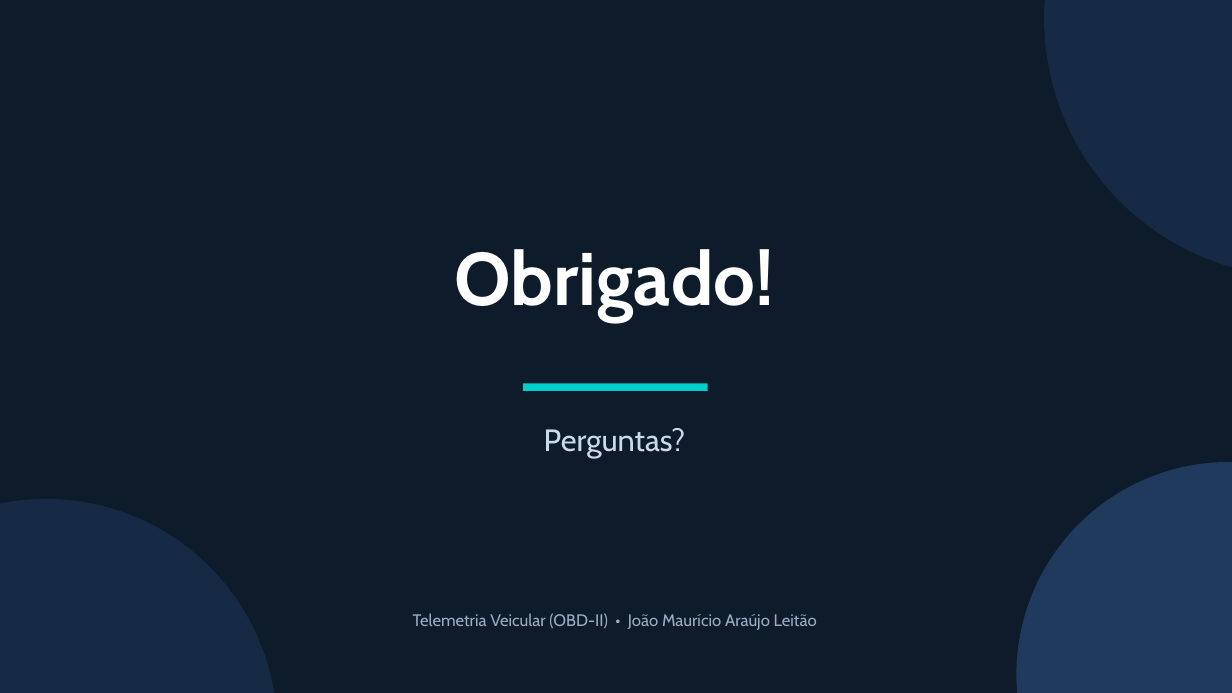
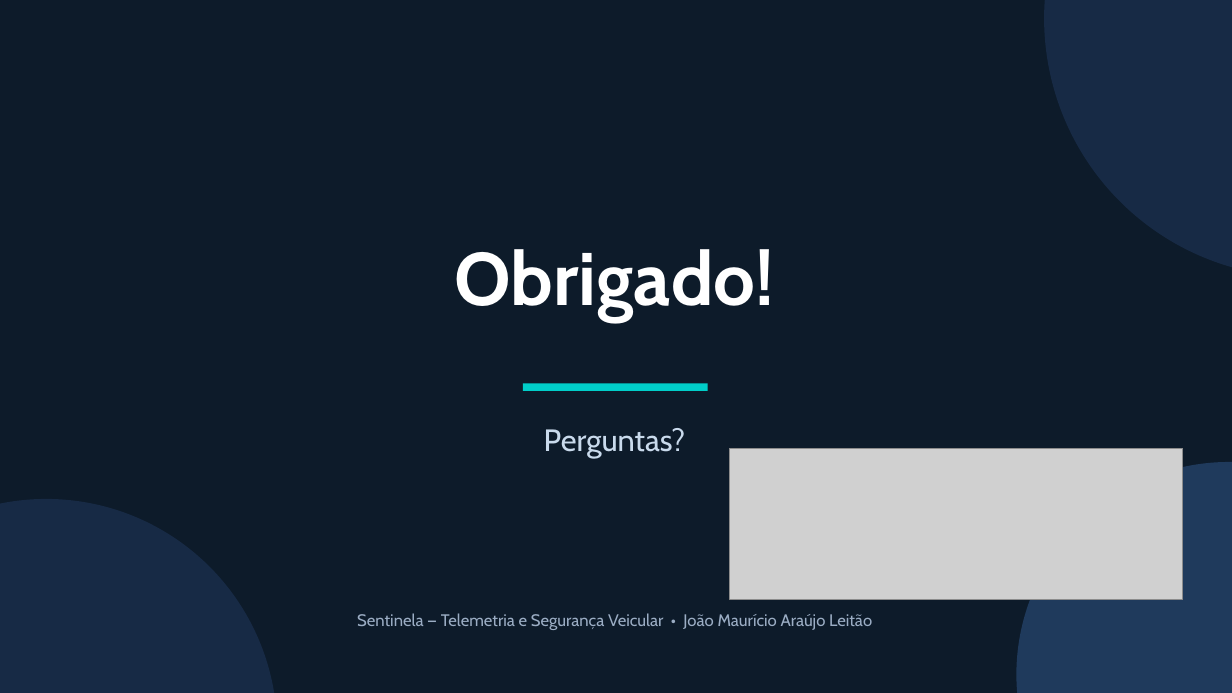
Before and after one commit to joaomauricio22/sensores-iot, a slide deck: slide 16 of apresentacao/slides_pav.pptx. Drawn at 1232x693 pixels with LibreOffice and Linux fonts; fonts in the diff are those of the drawing; grey boxes stand for pictures. Boxes give left, top, right and bottom in pixels: in the first picture for what was removed or moved away, otherwise in the second. Text is boxed around its words. In the diff, an @@ line names an element or a change of style, - is before the commit and + after.

Commit message:
Sentinela: logo, icone, splash, marca d'agua e tema explicito nos slides

```diff
--- a/apresentacao/slides_pav.pptx
+++ b/apresentacao/slides_pav.pptx
@@ picture added at (730, 448, 1183, 599) @@
@@ text at (357, 613, 872, 630): text changed @@
-Telemetria Veicular (OBD-II) • João Maurício Araújo Leitão
+Sentinela — Telemetria e Segurança Veicular • João Maurício Araújo Leitão
```
Also in this commit, not shown: 15 other slides changed, 20 other files.
